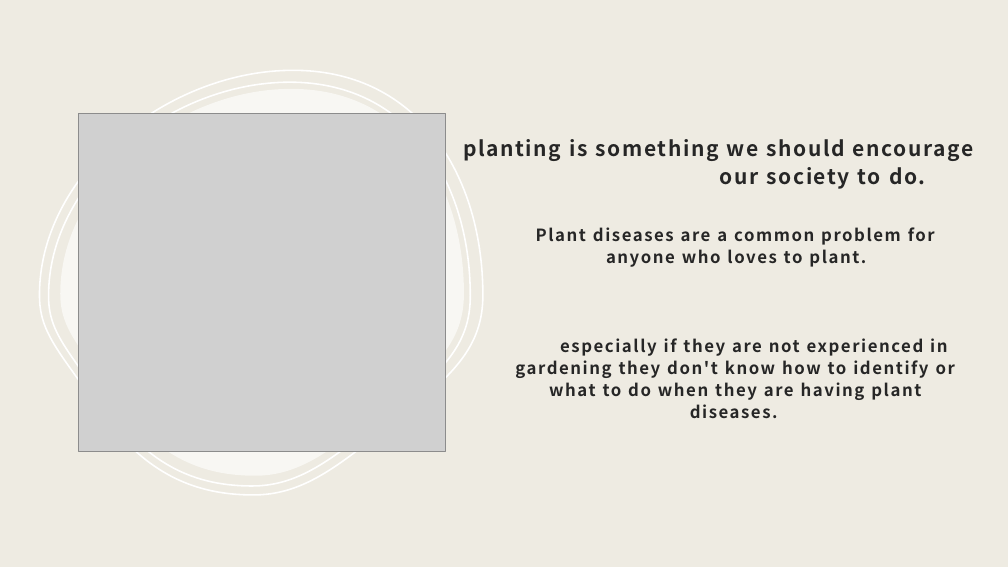
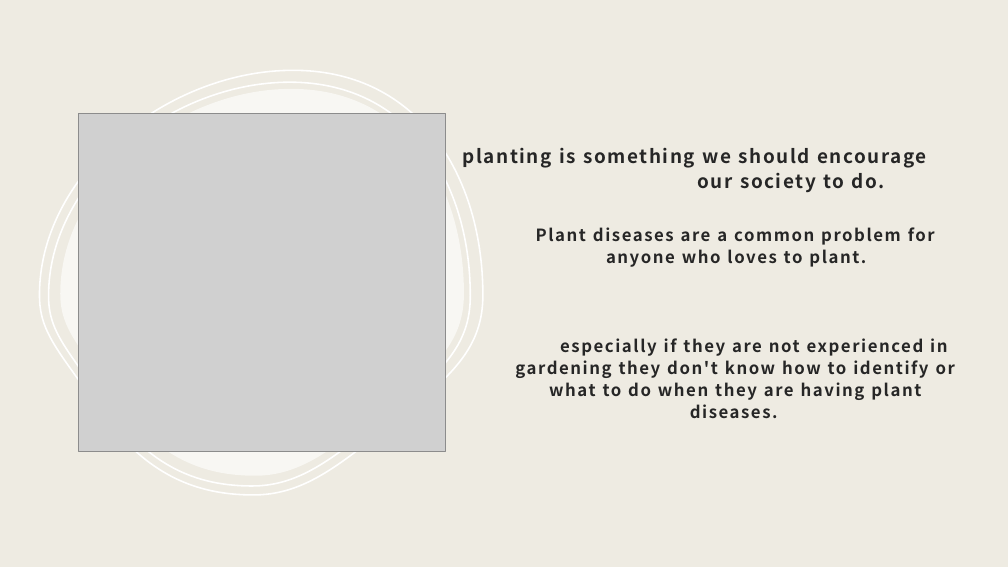
Before and after one commit to LalinduWenasara/Project-plante, a slide deck: slide 2 of Presentations/Proposal_Presentation.pptx. Drawn at 1008x567 pixels with LibreOffice and Linux fonts; fonts in the diff are those of the drawing; grey boxes stand for pictures. Boxes give left, top, right and bottom in pixels: in the first picture for what was removed or moved away, otherwise in the second. Text is boxed around its words. In the diff, an @@ line names an element or a change of style, - is before the commit and + after.

```diff
--- a/Presentations/Proposal_Presentation.pptx
+++ b/Presentations/Proposal_Presentation.pptx
@@ title "planting is something we should ..." at (x1=462, y1=148, x2=927, y2=192): size 20 to 18 pt @@
```
Also in this commit, not shown: 1 slide added, 1 slide removed, 1 other file.
